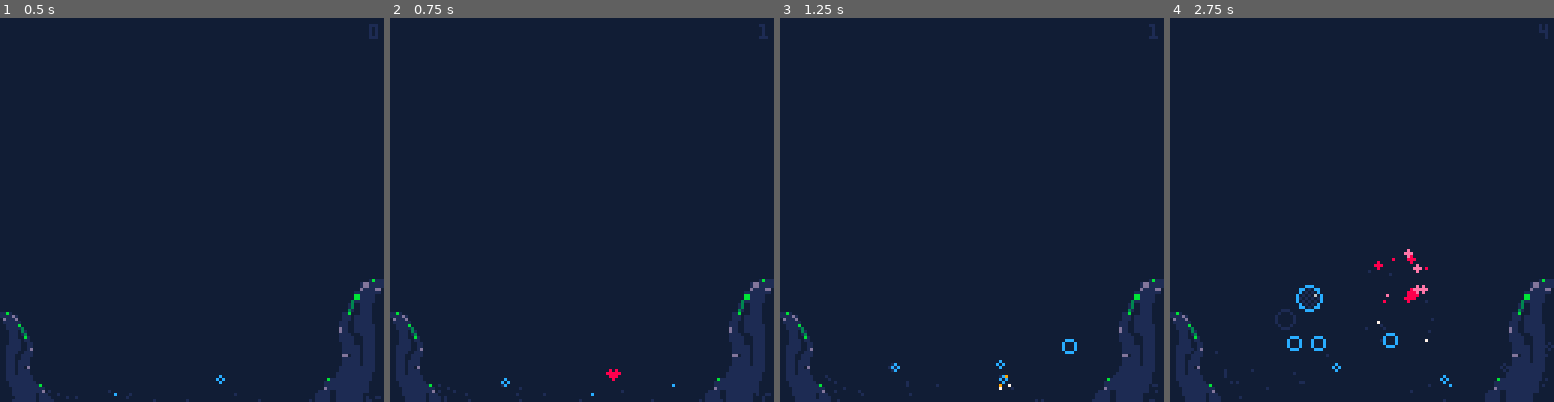
Above: before the commit, frames 1-4 (left to right).
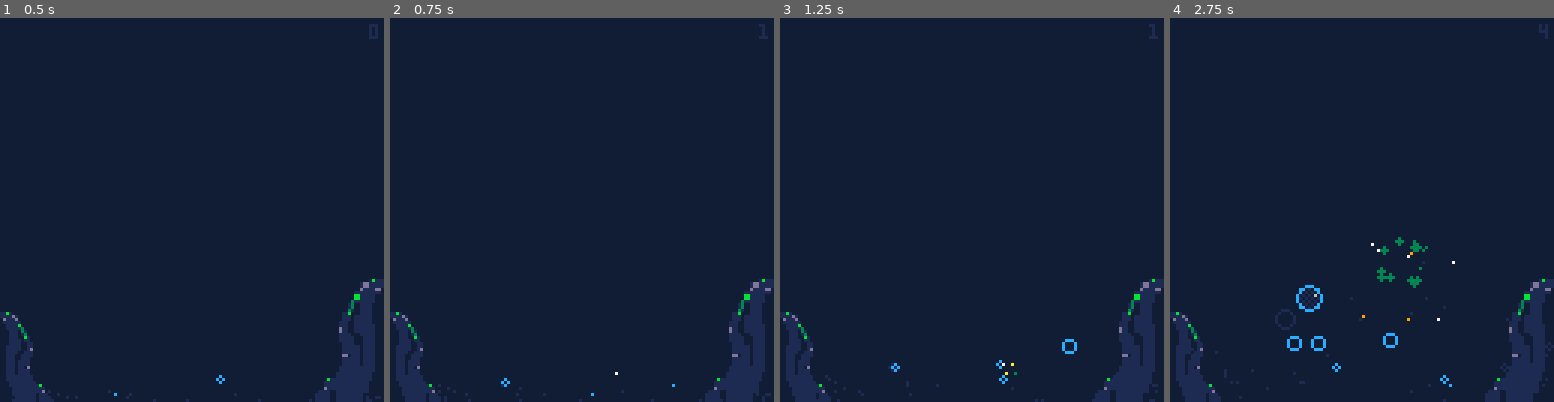
Above: after the commit, the same moments.

Repository: beardedsakimonkey/bubble_pop.p8
Game: PICO-8 cartridge bubble_pop.p8
Same seed, same stepped clock (60 frames per second), same inputs: the game is played once before the commit and once after it.
Inputs:
- Up to frame 1 (0.5 s): no input
- Up to frame 2 (0.75 s): tap O (Z key) at 0.7 s
- Up to frame 3 (1.25 s): no input
- Up to frame 4 (2.75 s): tap O (Z key) at 1.7, 2.1, 2.5 s

Frame 1 is identical in both runs. In frame 2, less than 0.1% of the frame differs, in the area x 56-61%, y 91-95%; in frame 3, less than 0.1%; in frame 4, 0.7%, in the area x 46-89%, y 57-85%.

Commit message:
bbl.dead_t

Diff:
--- a/bubble_pop.lua
+++ b/bubble_pop.lua
@@ -6,6 +6,7 @@
 prt_themes = {}
 f=0
 popped=0
+BG=Brown
 
 function dbg(msg)
 	add(dbg_msgs, msg)
@@ -30,6 +31,7 @@
 function count_bubbles()
 	local fake, real = 0, 0
 	foreach(bbls, function(bbl)
+		if bbl.dead_t then return end
 		if bbl.fake then
 			fake+=1
 		else
@@ -68,12 +70,14 @@
 			fake=false,
 			p=rnd(),
 			top=0,
+			dead_t=nil,
 		})
 	end
 end
 
 function update_bubbles()
 	for bbl in all(bbls) do
+		if bbl.dead_t then bbl.dead_t+=1 end
 		local t = bbl.fake and bbl.t/4 or bbl.t
 		local slow = bbl.fake and 8-bbl.max_r or 2
 		bbl.dx = cos(bbl.p+t/360*4) * sin(bbl.p+t/360) / slow
@@ -93,22 +97,24 @@
 end
 
 function draw_fake_bubble(bbl)
+	circfill(bbl.x, bbl.y, bbl.r, BG)
 	circ(bbl.x, bbl.y, bbl.r, bbl.c)
 end
 
 function draw_real_bubble(bbl)
-	if bbl.r>2 then -- avoid flicker
+	local r = bbl.r-(bbl.dead_t or 0)
+	if r>2 then -- avoid flicker
 		fillp(▒)
-		circfill(bbl.x, bbl.y, bbl.r, DarkBlue)
+		circfill(bbl.x, bbl.y, r, DarkBlue)
 		fillp(0)
 	end
-	circ(bbl.x, bbl.y, bbl.r, bbl.c)
+	circ(bbl.x, bbl.y, r, bbl.dead_t and White or bbl.c)
 	-- sparkle
-	if not bbl.fake and bbl.r>3 then
-		local r = mid(bbl.r\6, 0, 1)
-		circ(flr(bbl.x)+bbl.r/2,
-		     ceil(bbl.y)-bbl.r/2,
-		     r, LightGray)
+	if r>3 then
+		local sr = mid(r\6, 0, 1)
+		circ(flr(bbl.x)+r/2,
+		     ceil(bbl.y)-r/2,
+		     sr, LightGray)
 	end
 end
 
@@ -125,22 +131,22 @@
 -- particles -------------------------------------------------------------------
 
 function init_particle_themes()
-	local base_themes = {
+	local theme_cores = {
 		{Red,Pink,Orange},
 		{Yellow,Green,DarkGreen},
 		{Blue,Indigo,Peach},
 	}
-	for base_theme in all(base_themes) do
+	for theme_core in all(theme_cores) do
 		local theme = {}
 		for _=1,3 do
-			for i,c in ipairs(base_theme) do
+			for i,c in ipairs(theme_core) do
 				add(theme, c)
 				if i%3==0 then
 					add(theme, White)
 				end
 			end
 		end
-		for _=1,5 do
+		for _=1,8 do
 			add(theme, DarkBlue)
 		end
 		add(prt_themes, theme)
@@ -153,12 +159,13 @@
 		local v = rnd()
 		local xoff = cos(v)*bbl.r
 		local yoff = sin(v)*bbl.r
+		local r = rnd(2)\1
 		add(prts, {
 			x=bbl.x+xoff,
 			y=bbl.y+yoff,
-			dx=rnd(bbl.r/8) * (xoff>0 and 1 or -1),
-			dy=rnd(bbl.r/8) * (yoff>0 and 1 or -1),
-			r=rnd(2)\1,
+			dx=rnd(bbl.r/8) * (2-r+1)/2 * (xoff>0 and 1 or -1),
+			dy=rnd(bbl.r/8) * (2-r+1)/2 * (yoff>0 and 1 or -1),
+			r=r,
 			c=nil,
 			theme=theme,
 			t=0,
@@ -171,7 +178,6 @@
 	for prt in all(prts) do
 		prt.x += prt.dx
 		prt.y += prt.dy
-		prt.y += 1/8
 		prt.t += 1
 		prt.c = prt.theme[flr(prt.t/prt.max_t * #prt.theme)+1]
 		if prt.r==1 and (prt.t/prt.max_t)>0.4 then
@@ -194,7 +200,7 @@
 function highest_bubble()
 	local highest
 	foreach(bbls, function(bbl)
-		if bbl.fake then return end
+		if bbl.fake or bbl.dead_t then return end
 		if not highest or bbl.y<highest.y then
 			highest = bbl
 		end
@@ -205,14 +211,19 @@
 function pop_bubble()
 	local bbl = highest_bubble()
 	if bbl then
-		spawn_particles(bbl)
-		del(bbls, bbl)
-		popped += 1
+		popped+=1
+		bbl.dead_t=0
 	end
 end
 
 function _update()
 	dbg_msgs={}
+	for bbl in all(bbls) do
+		if bbl.dead_t==4 then
+			spawn_particles(bbl)
+			del(bbls, bbl)
+		end
+	end
 	if btnp(🅾️) then
 		pop_bubble()
 	end
@@ -229,8 +240,8 @@
 end
 
 function _draw()
-	pal(Brown, 129, 1)
-	cls(Brown)
+	pal(BG, 129, 1)
+	cls(BG)
 	draw_bubbles()
 	draw_particles()
 	draw_plants()
